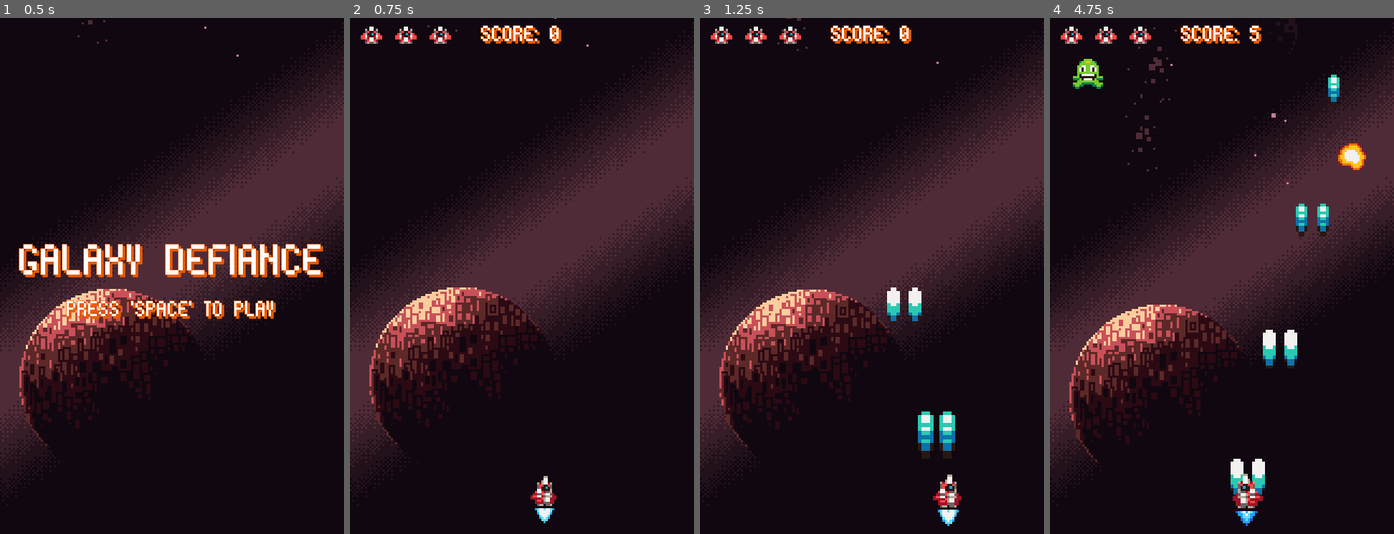
Above: before the commit, frames 1-4 (left to right).
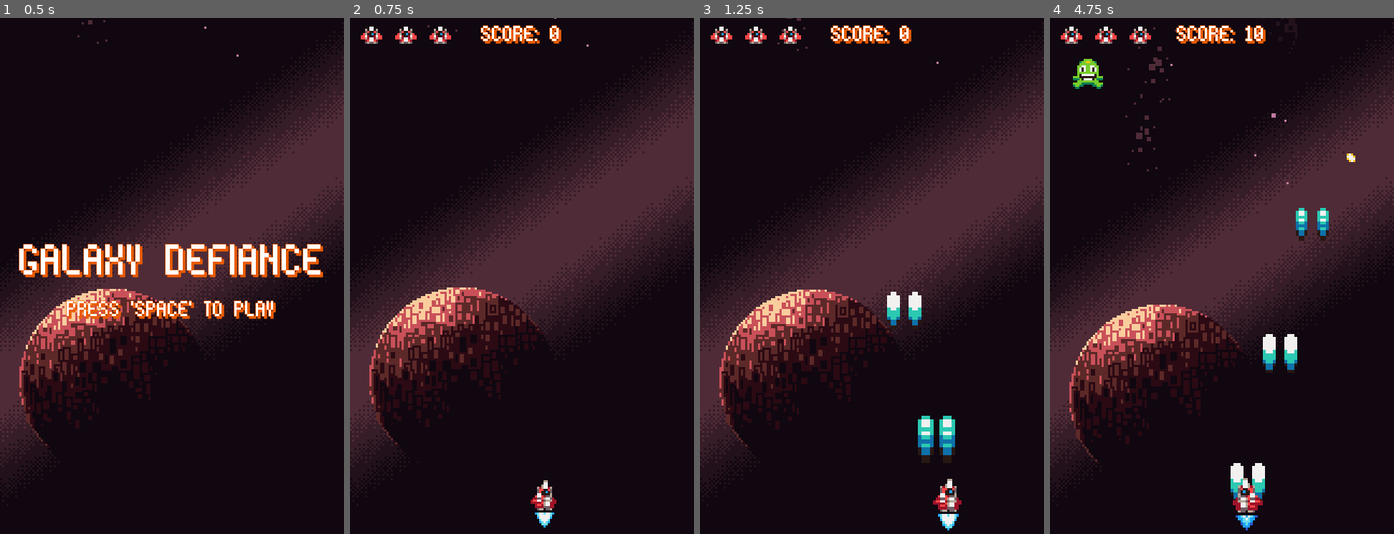
Above: after the commit, the same moments.

Repository: jordan95v/galaxy_defiance
Game: Godot game, scene res://scenes/ui/menu/menu.tscn
Same seed, same stepped clock (60 frames per second), same inputs: the game is played once before the commit and once after it.
Inputs:
- Up to frame 1 (0.5 s): no input
- Up to frame 2 (0.75 s): tap Space (space) at 0.5 s; hold D (bank_right) from 0.53 s (still down); hold Enter (enter) from 0.53 s (still down)
- Up to frame 3 (1.25 s): keep holding D (bank_right); keep holding Enter (enter)
- Up to frame 4 (4.75 s): release D (bank_right) at 1.28 s; release Enter (enter) at 1.28 s; hold A (bank_left) 1.28-2.03 s; tap Space (space) at 1.35, 2.85, 4.35 s; hold Enter (enter) 2.03-2.78 s; hold D (bank_right) 2.03-3.53 s; hold Enter (enter) 3.53-4.28 s; hold A (bank_left) from 3.53 s (still down)

Frame 1 is identical in both runs. In frame 2, 0.4% of the frame differs, in the area x 52-60%, y 88-99%; in frame 3, 1.1%; in frame 4, 2.3%, in the area x 36-92%, y 1-100%.

Commit message:
Reworked assets folder structure.

Diff:
--- a/project.godot
+++ b/project.godot
@@ -60,6 +60,7 @@
 
 2d_physics/layer_1="PLAYER"
 2d_physics/layer_2="ENEMY"
+2d_physics/layer_3="PLAYER_BONUS"
 
 [rendering]
 
--- a/scenes/game_objects/ship/ship.tscn
+++ b/scenes/game_objects/ship/ship.tscn
@@ -13,11 +13,11 @@
 [ext_resource type="PackedScene" uid="uid://b0ohk2o5l0lcp" path="res://scenes/components/hurtbox_component/hurtbox_component.tscn" id="13_3lhtk"]
 [ext_resource type="PackedScene" uid="uid://dsyctubsc3j1h" path="res://scenes/components/scale_component/scale_component.tscn" id="13_dtyi0"]
 [ext_resource type="PackedScene" uid="uid://calacfe7abcrh" path="res://scenes/components/health_component/health_component.tscn" id="13_udl5r"]
-[ext_resource type="Texture2D" uid="uid://bhf5tog0s3q1u" path="res://assets/boosters/boosters_left.png" id="15_ef14q"]
-[ext_resource type="Texture2D" uid="uid://cue55ur4fi44f" path="res://assets/boosters/boosters.png" id="15_ki0p5"]
+[ext_resource type="Texture2D" uid="uid://bhf5tog0s3q1u" path="res://assets/ship/boosters_left.png" id="15_ef14q"]
+[ext_resource type="Texture2D" uid="uid://cue55ur4fi44f" path="res://assets/ship/boosters.png" id="15_ki0p5"]
 [ext_resource type="PackedScene" uid="uid://wy0tpiqtlvhq" path="res://scenes/components/shake_component/shake_component.tscn" id="16_1ut3p"]
 [ext_resource type="PackedScene" uid="uid://loqivrm0drtr" path="res://scenes/components/destroyed_component/destroyed_component.tscn" id="16_cmgkx"]
-[ext_resource type="Texture2D" uid="uid://bw5q83sng4swn" path="res://assets/boosters/boosters_right.png" id="16_mx7b4"]
+[ext_resource type="Texture2D" uid="uid://bw5q83sng4swn" path="res://assets/ship/boosters_right.png" id="16_mx7b4"]
 
 [sub_resource type="Resource" id="Resource_ba1fv"]
 script = ExtResource("6_1ga4o")
@@ -162,6 +162,9 @@
 "speed": 7.0
 }]
 
+[sub_resource type="CircleShape2D" id="CircleShape2D_v4h57"]
+radius = 8.0
+
 [node name="Ship" type="Node2D"]
 script = ExtResource("1_5ip12")
 
@@ -234,3 +237,10 @@
 sprite_frames = SubResource("SpriteFrames_7k0gn")
 animation = &"bank_right"
 autoplay = "center"
+
+[node name="PickArea" type="Area2D" parent="."]
+collision_layer = 4
+collision_mask = 0
+
+[node name="CollisionShape2D" type="CollisionShape2D" parent="PickArea"]
+shape = SubResource("CircleShape2D_v4h57")
--- a/scenes/main/main.tscn
+++ b/scenes/main/main.tscn
@@ -22,4 +22,4 @@
 [node name="Projectiles" type="Node2D" parent="." groups=["projectiles"]]
 
 [node name="Ship" parent="." instance=ExtResource("1_uolv7")]
-position = Vector2(80, 220)
+position = Vector2(80, 222)
--- a/scenes/ui/space_background/space_background.gd
+++ b/scenes/ui/space_background/space_background.gd
@@ -21,4 +21,4 @@
 
 
 func on_timer_timeout() -> void:
-	speed = clamp(speed + acceleration, speed, speed * 20)
+	speed = clamp(speed + acceleration, speed, speed * 100)
Binary file added: assets/bonus.png
Not shown, added: assets/bonus.png.import
Binary file added: assets/effects/sparkle.png
Not shown, changed: assets/effects/sparkle.png.import
Renamed: assets/boosters/boosters.png -> assets/ship/boosters.png
Not shown, changed: assets/ship/boosters.png.import
Renamed: assets/boosters/boosters_left.png -> assets/ship/boosters_left.png
Not shown, added: assets/ship/boosters_left.png.import
Renamed: assets/boosters/boosters_right.png -> assets/ship/boosters_right.png
Not shown, changed: assets/ship/boosters_right.png.import
Not shown: 1 places in scenes/game_objects/ship/ship.tscn that only renumber resources
